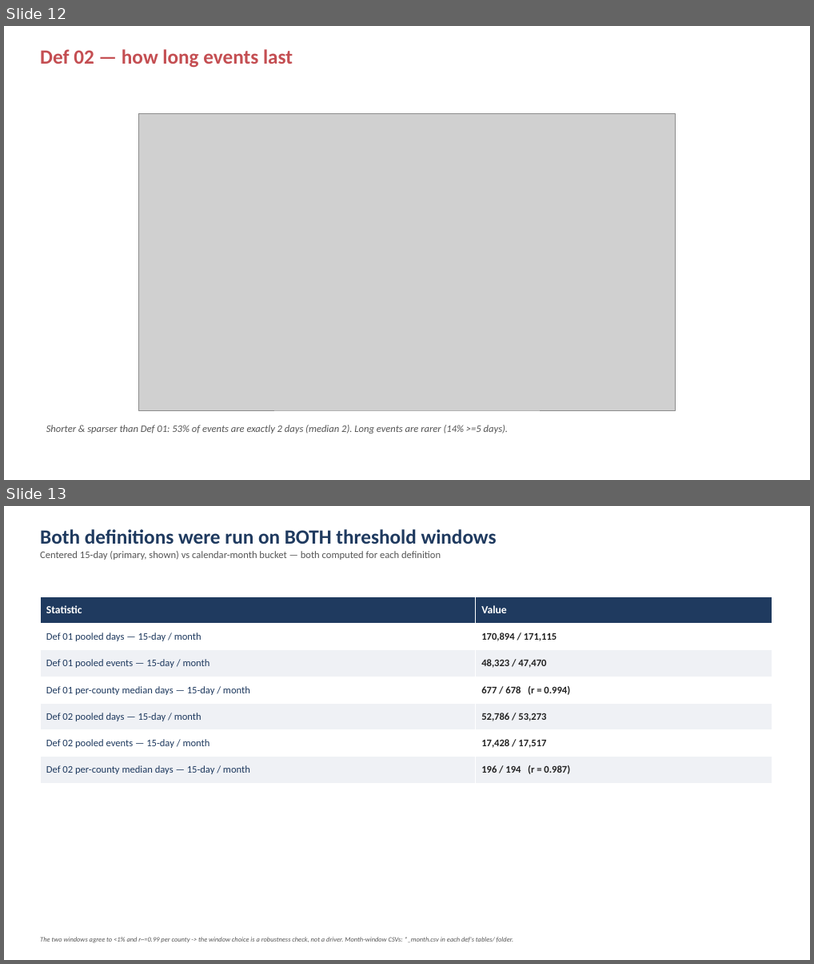
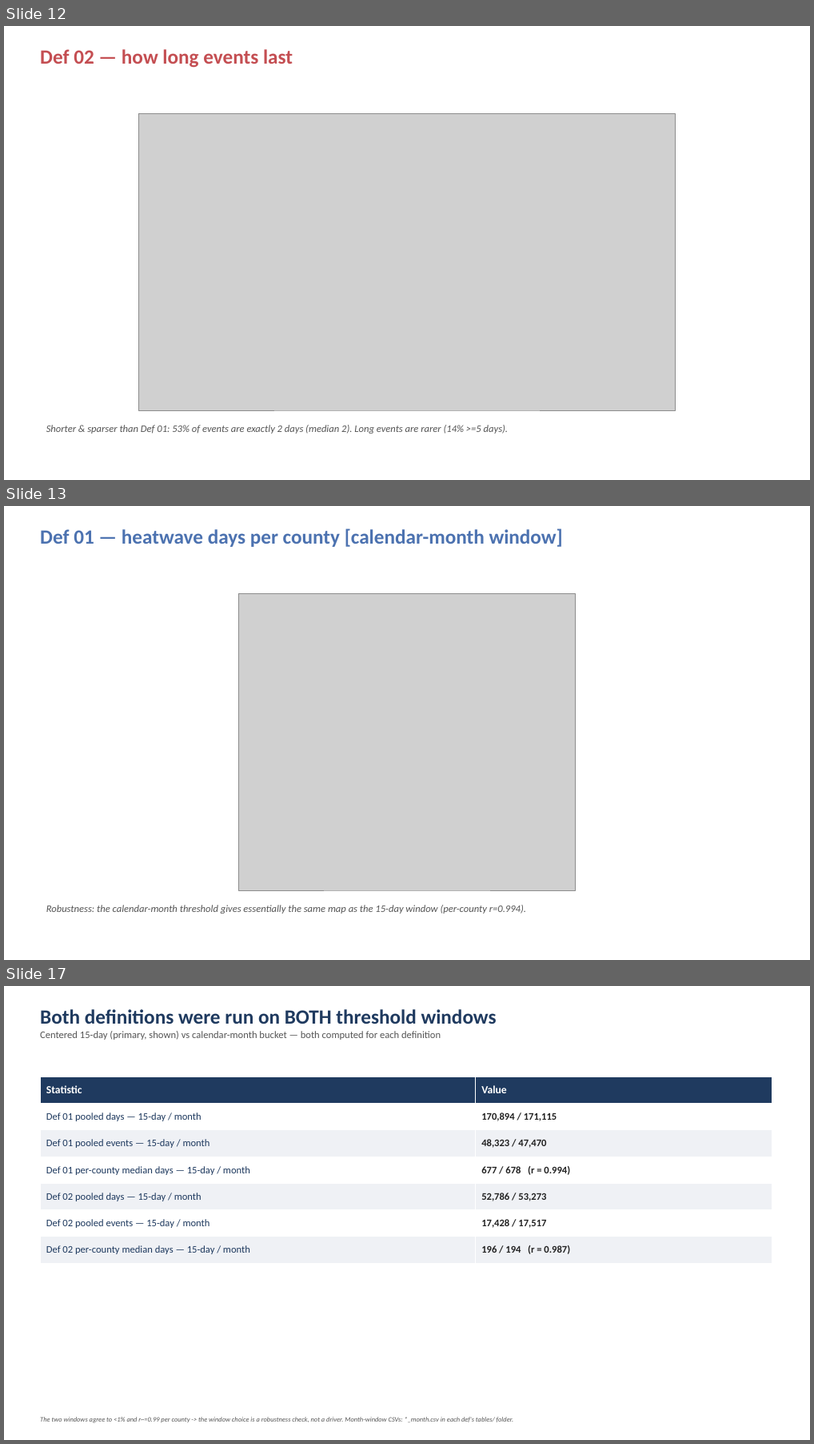
Before and after one commit to eaadeniyi/gulf_heatwave, a slide deck: reference/Heatwave_Results_Deck.pptx. Shown one above the other, each under a label of ours: slides 12 and 13 before the commit, slides 12, 13 and 17 after it; the slides between them are not shown. The pictures are 814x964 and 814x1444 pixels, drawn with LibreOffice and Linux fonts; fonts in the diff are those of the drawing; grey boxes stand for pictures. Boxes give left, top, right and bottom in pixels: in the first picture for what was removed or moved away, otherwise in the second. Text is boxed around its words. In the diff, an @@ line names an element or a change of style, - is before the commit and + after.

```diff
--- a/reference/Heatwave_Results_Deck.pptx
+++ b/reference/Heatwave_Results_Deck.pptx
@@ slide 13 added at [4,506,810,960], background #FFFFFF @@
@@ text added at [40,528,563,547], 24 pt, text #4C72B0, bold @@
+Def 01 — heatwave days per county [calendar-month window]
@@ picture added at [239,594,576,890] @@
@@ text added at [46,904,526,913], 12 pt, text #555555, italic @@
+Robustness: the calendar-month threshold gives essentially the same map as the 15-day window (per-county r=0.994).
@@ what was slide 13 is now slide 17 @@
```
Also in this commit, not shown: 3 other slides added, 13 other files.
